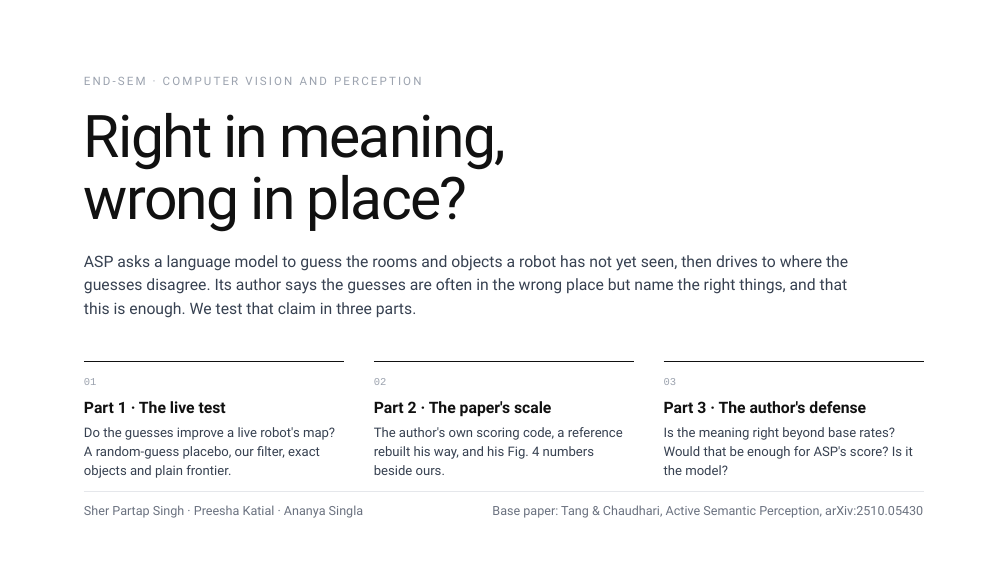
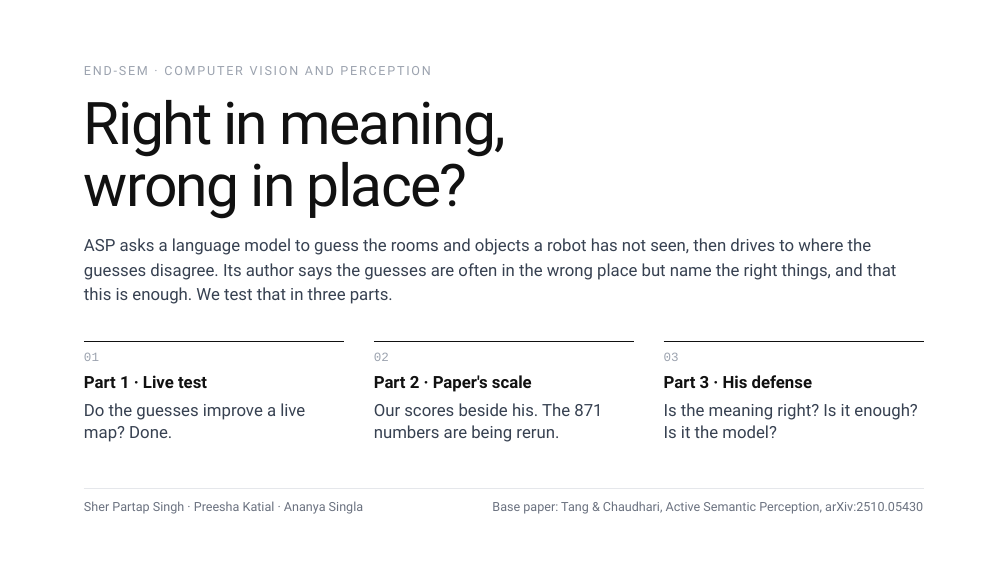
Before and after one commit to Sher110106/validity-aware-active-semantic-exploration, a slide deck: slide 1 of docs/endsem_2026-11/ASP_Endsem.pptx. Drawn at 1008x567 pixels with LibreOffice and Linux fonts; fonts in the diff are those of the drawing. Boxes give left, top, right and bottom in pixels: in the first picture for what was removed or moved away, otherwise in the second. Text is boxed around its words. In the diff, an @@ line names an element or a change of style, - is before the commit and + after.

```diff
--- a/docs/endsem_2026-11/ASP_Endsem.pptx
+++ b/docs/endsem_2026-11/ASP_Endsem.pptx
@@ text "END-SEM · COMPUTER VISION AND ...": place and size @@
-text "END-SEM · COMPUTER VISION AND ..." at (84, 77, 421, 85)
+text "END-SEM · COMPUTER VISION AND ..." at (84, 66, 430, 75)
@@ text "END-SEM · COMPUTER VISION AND ..." at (84, 66, 430, 75): size 11 to 12 pt, letter spacing 2 to 1.7 pt; line spacing 13.2pt to 14.4pt @@
@@ text "Right in meaning,": place and size @@
-text "Right in meaning," at (84, 113, 506, 232)
+text "Right in meaning," at (84, 100, 506, 219)
@@ text at (84, 238, 896, 304): text changed; size 15 to 16 pt @@
-ASP asks a language model to guess the rooms and objects a robot has not yet seen, then drives to where the guesses disagree. Its author says the guesses are often in the wrong place but name the right things, and that this is enough. We test that claim in three parts.
+ASP asks a language model to guess the rooms and objects a robot has not seen, then drives to where the guesses disagree. Its author says the guesses are often in the wrong place but name the right things, and that this is enough. We test that in three parts.
@@ 3 texts: place and size @@
-3 texts at (84, 378, 677, 385)
+3 texts at (84, 353, 679, 361)
@@ size 10 to 12 pt; line spacing 15pt to 14.4pt in 3 elements at (84, 353, 99, 361), (374, 353, 389, 361), (664, 353, 679, 361) @@
@@ 3 lines: place and size @@
-3 lines at (84, 361, 924, 361)
+3 lines at (84, 341, 924, 341)
@@ text at (84, 375, 207, 388): text changed; size 15 to 16 pt @@
-Part 1 · The live test
+Part 1 · Live test
@@ text at (374, 375, 532, 392): text changed; size 15 to 16 pt @@
-Part 2 · The paper's scale
+Part 2 · Paper's scale
@@ text at (664, 375, 812, 388): text changed; size 15 to 16 pt @@
-Part 3 · The author's defense
+Part 3 · His defense
@@ text at (84, 403, 305, 442): text changed; size 12.5 to 16 pt @@
-Do the guesses improve a live robot's map? A random-guess placebo, our filter, exact objects and plain frontier.
+Do the guesses improve a live map? Done.
@@ text at (374, 403, 602, 442): text changed; size 12.5 to 16 pt @@
-The author's own scoring code, a reference rebuilt his way, and his Fig. 4 numbers beside ours.
+Our scores beside his. The 871 numbers are being rerun.
@@ text at (664, 403, 917, 438): text changed; size 12.5 to 16 pt @@
-Is the meaning right beyond base rates? Would that be enough for ASP's score? Is it the model?
+Is the meaning right? Is it enough? Is it the model?
@@ text "Sher Partap Singh · Preesha ...": place and size @@
-text "Sher Partap Singh · Preesha ..." at (84, 505, 363, 518)
+text "Sher Partap Singh · Preesha ..." at (84, 501, 363, 514)
@@ text "Base paper: Tang & Chaudhari, ...": place and size @@
-text "Base paper: Tang & Chaudhari, ..." at (492, 505, 923, 518)
+text "Base paper: Tang & Chaudhari, ..." at (492, 501, 923, 514)
```
Also in this commit, not shown: 12 other slides changed, 8 slides added, 3 slides removed, 7 other files.
